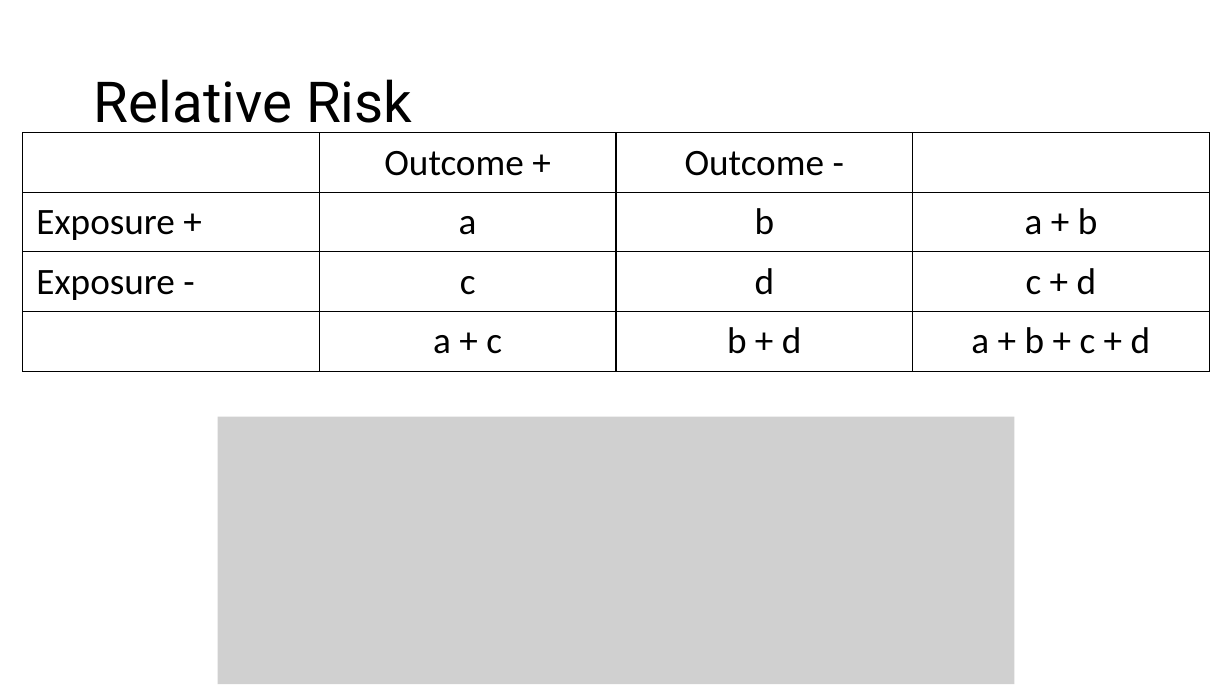
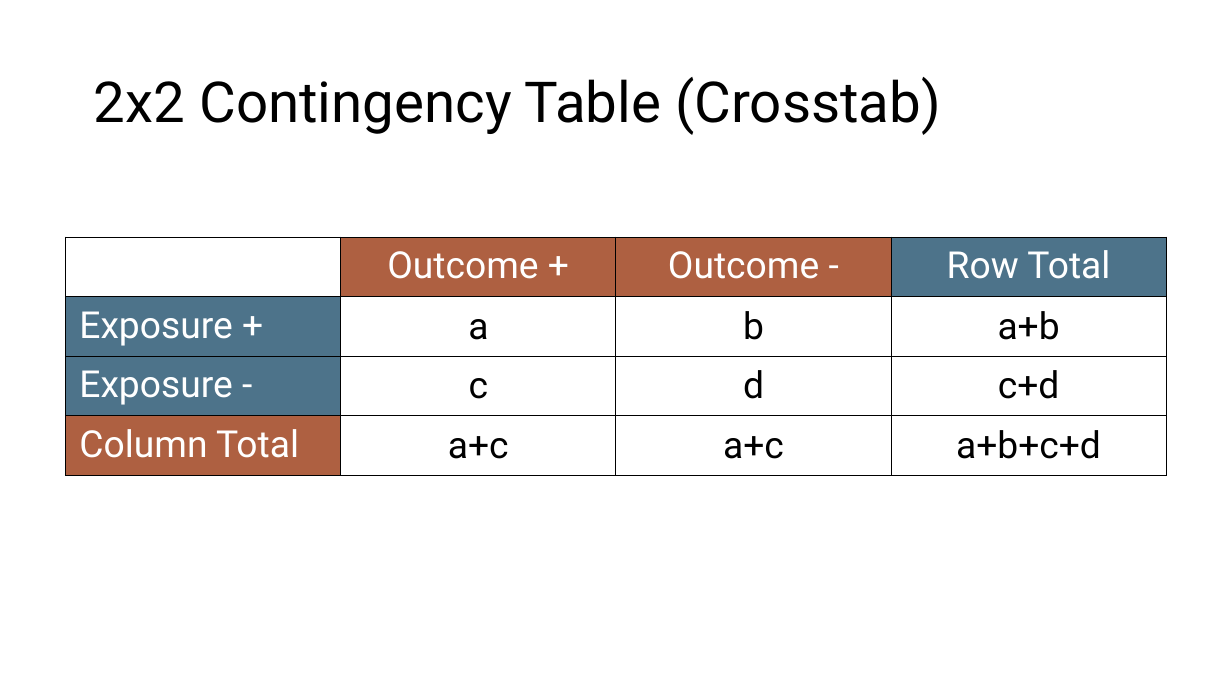
Before and after one commit to brad-cannell/epi_3_public, a slide deck: slide 51 of modules/04 Measures of Association/measures_of_assocaition.pptx (slide 15 before the commit). Drawn at 1232x693 pixels with LibreOffice and Linux fonts; fonts in the diff are those of the drawing; grey boxes stand for pictures. Boxes give left, top, right and bottom in pixels: in the first picture for what was removed or moved away, otherwise in the second. Text is boxed around its words. In the diff, an @@ line names an element or a change of style, - is before the commit and + after.

```diff
--- a/modules/04 Measures of Association/measures_of_assocaition.pptx
+++ b/modules/04 Measures of Association/measures_of_assocaition.pptx
@@ title at (94, 77, 941, 135): text changed @@
-Relative Risk
+2x2 Contingency Table (Crosstab)
@@ table at (66, 238, 1167, 476) @@
-row 1, column 4: 
+row 1, column 4: Row Total
-row 2, column 4: a + b
+row 2, column 4: a+b
-row 3, column 4: c + d
+row 3, column 4: c+d
-row 4:  | a + c | b + d | a + b + c + d
+row 4: Column Total | a+c | a+c | a+b+c+d
@@ fill none to #AE6041 in 2 cells @@
@@ fill none to #4D738A in 2 cells @@
@@ font Calibri to Roboto in "Outcome +", "Outcome -", "Exposure +", "a" and 4 more places @@
@@ text colour #000000 to #FFFFFF in "Outcome +", "Outcome -", "Exposure +", "Exposure -" @@
@@ table: place and size @@
-table at (23, 133, 1210, 372)
+table at (66, 238, 1167, 476)
@@ picture removed at (217, 417, 1014, 685) @@
```
Also in this commit, not shown: 17 other slides changed, 82 slides added, 5 slides removed, 5 other files.
